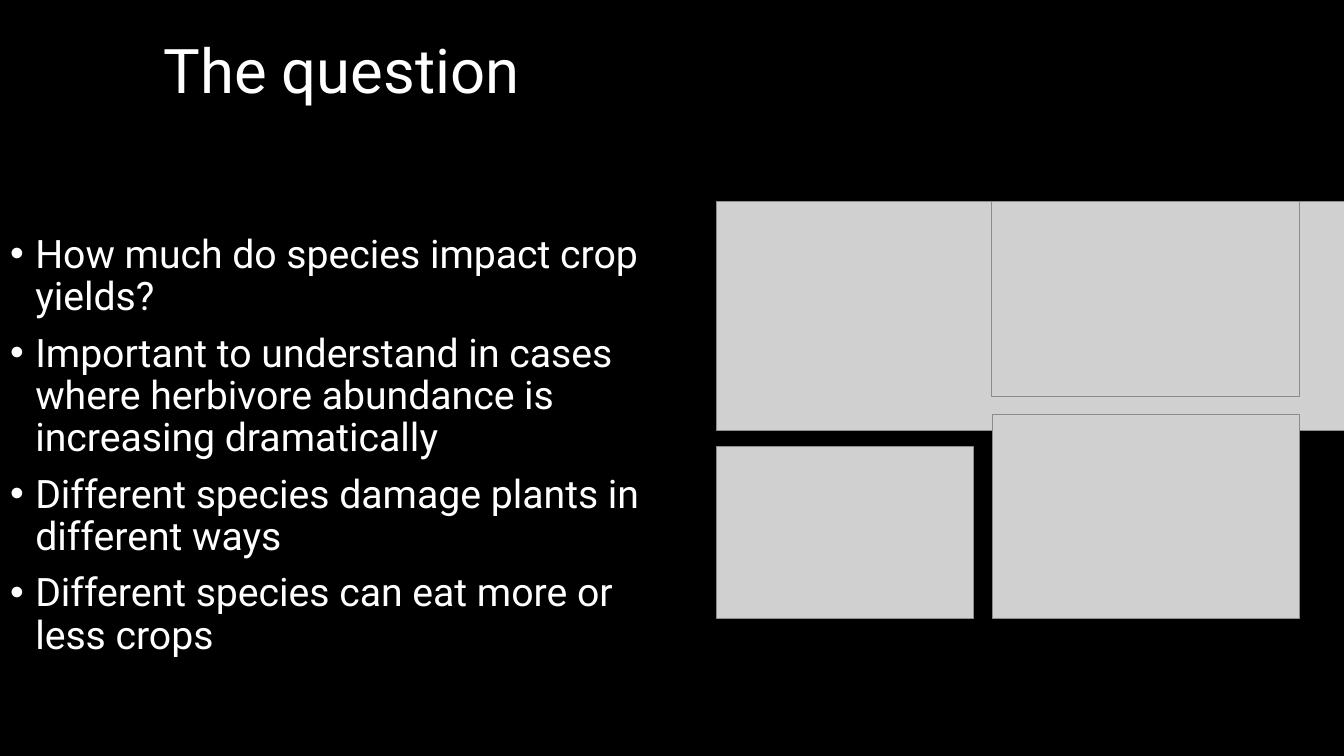
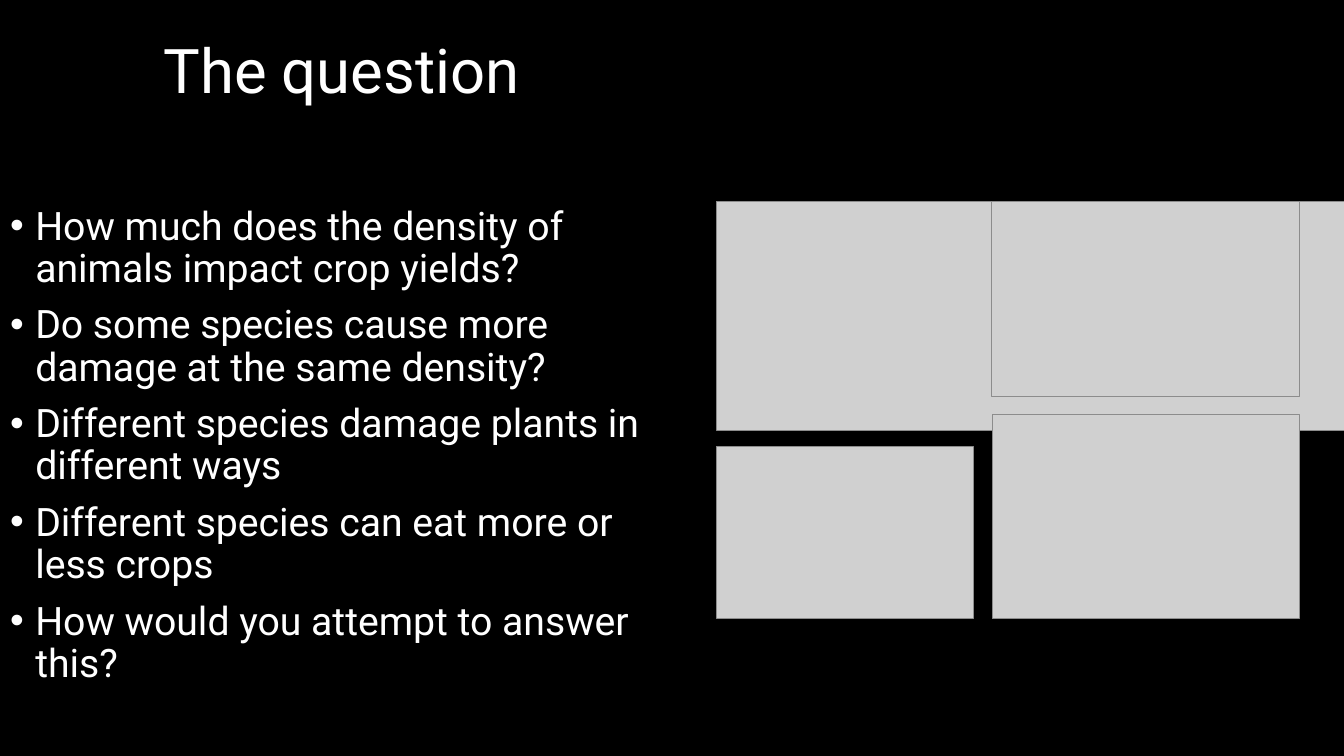
Before and after one commit to DeonRoos/006-BI3010, a slide deck: slide 2 of Lectures/Lecture 08.1 Interactions.pptx. Drawn at 1344x756 pixels with LibreOffice and Linux fonts; fonts in the diff are those of the drawing; grey boxes stand for pictures. Boxes give left, top, right and bottom in pixels: in the first picture for what was removed or moved away, otherwise in the second. Text is boxed around its words. In the diff, an @@ line names an element or a change of style, - is before the commit and + after.

```diff
--- a/Lectures/Lecture 08.1 Interactions.pptx
+++ b/Lectures/Lecture 08.1 Interactions.pptx
@@ text at <box>35,210,563,390</box>: text changed @@
-• How much do species impact crop yields?
-• Important to understand in cases where herbivore abundance is increasing dramatically
+• How much does the density of animals impact crop yields?
+• Do some species cause more damage at the same density?
@@ text at <box>35,605,629,678</box>: paragraph added @@
+• How would you attempt to answer this?
```
Also in this commit, not shown: 13 other slides changed, 11 slides added, 11 other files.
